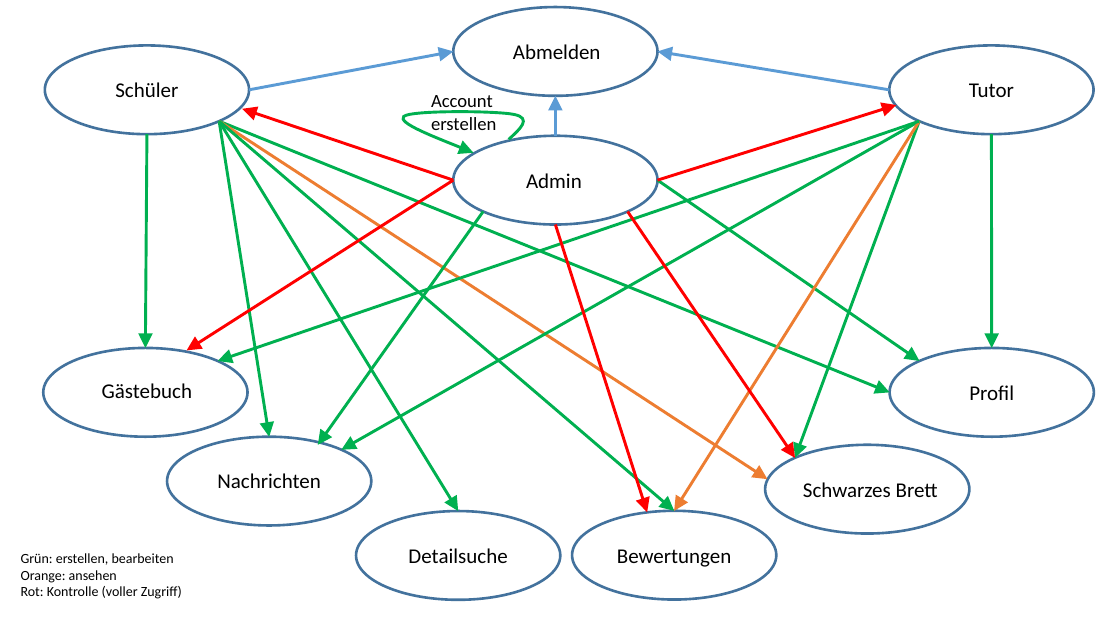
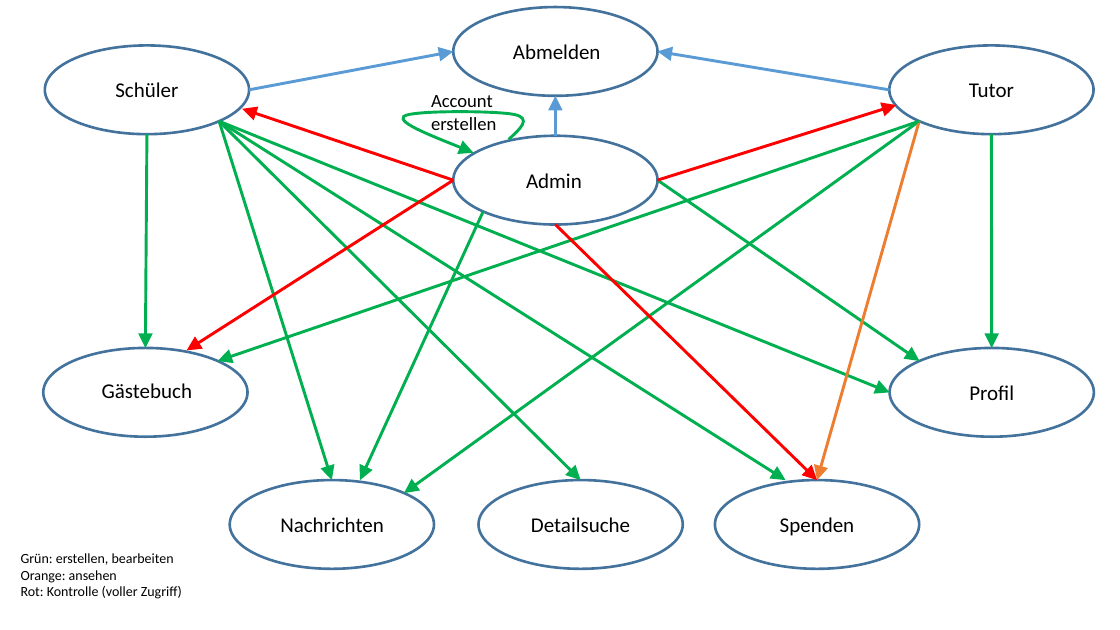
Before and after one commit to polybassa/YWEE, a slide deck: slide 2 of Documents/SRA/Source/YWEE_Kontextdiagramm.pptx. Drawn at 1120x630 pixels with LibreOffice and Linux fonts; fonts in the diff are those of the drawing. Boxes give left, top, right and bottom in pixels: in the first picture for what was removed or moved away, otherwise in the second. Text is boxed around its words. In the diff, an @@ line names an element or a change of style, - is before the commit and + after.

Commit message:
Kontextdiagramm verbessert

```diff
--- a/Documents/SRA/Source/YWEE_Kontextdiagramm.pptx
+++ b/Documents/SRA/Source/YWEE_Kontextdiagramm.pptx
@@ arrow moved from (219, 121) - (675, 511) to (219, 121) - (786, 481) @@
@@ arrow moved from (219, 121) - (269, 437) to (219, 121) - (332, 481) @@
@@ arrow moved from (219, 121) - (458, 511) to (219, 121) - (581, 481) @@
@@ arrow removed from (219, 121) to (768, 479) @@
@@ arrow moved from (919, 121) - (341, 450) to (919, 121) - (404, 493) @@
@@ arrow removed from (919, 121) to (795, 458) @@
@@ arrow moved from (919, 121) - (675, 511) to (919, 121) - (818, 481) @@
@@ arrow moved from (483, 212) - (318, 445) to (483, 212) - (360, 481) @@
@@ arrow moved from (555, 224) - (647, 513) to (555, 224) - (818, 481) @@
@@ arrow removed from (628, 212) to (795, 458) @@
@@ ellipse removed at (765,445,970,534) @@
@@ ellipse: place and size @@
-ellipse at (167,437,371,526)
+ellipse at (229,481,434,570)
@@ text "Nachrichten": place and size @@
-text "Nachrichten" at (217,473,321,488)
+text "Nachrichten" at (280,517,384,532)
@@ ellipse: place and size @@
-ellipse at (356,511,560,600)
+ellipse at (479,481,683,570)
@@ text "Detailsuche": place and size @@
-text "Detailsuche" at (408,548,507,563)
+text "Detailsuche" at (531,517,630,532)
@@ ellipse: place and size @@
-ellipse at (572,511,776,600)
+ellipse at (715,481,919,570)
@@ text removed at (803,482,938,497) @@
-Schwarzes Brett
@@ text at (780,517,855,536): text changed @@
-Bewertungen
+Spenden
```
